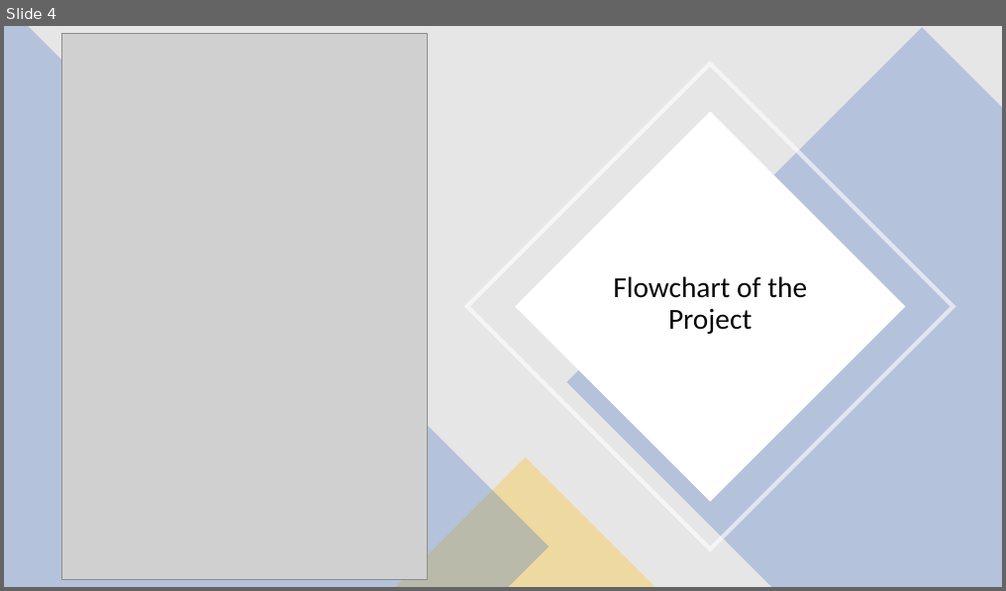
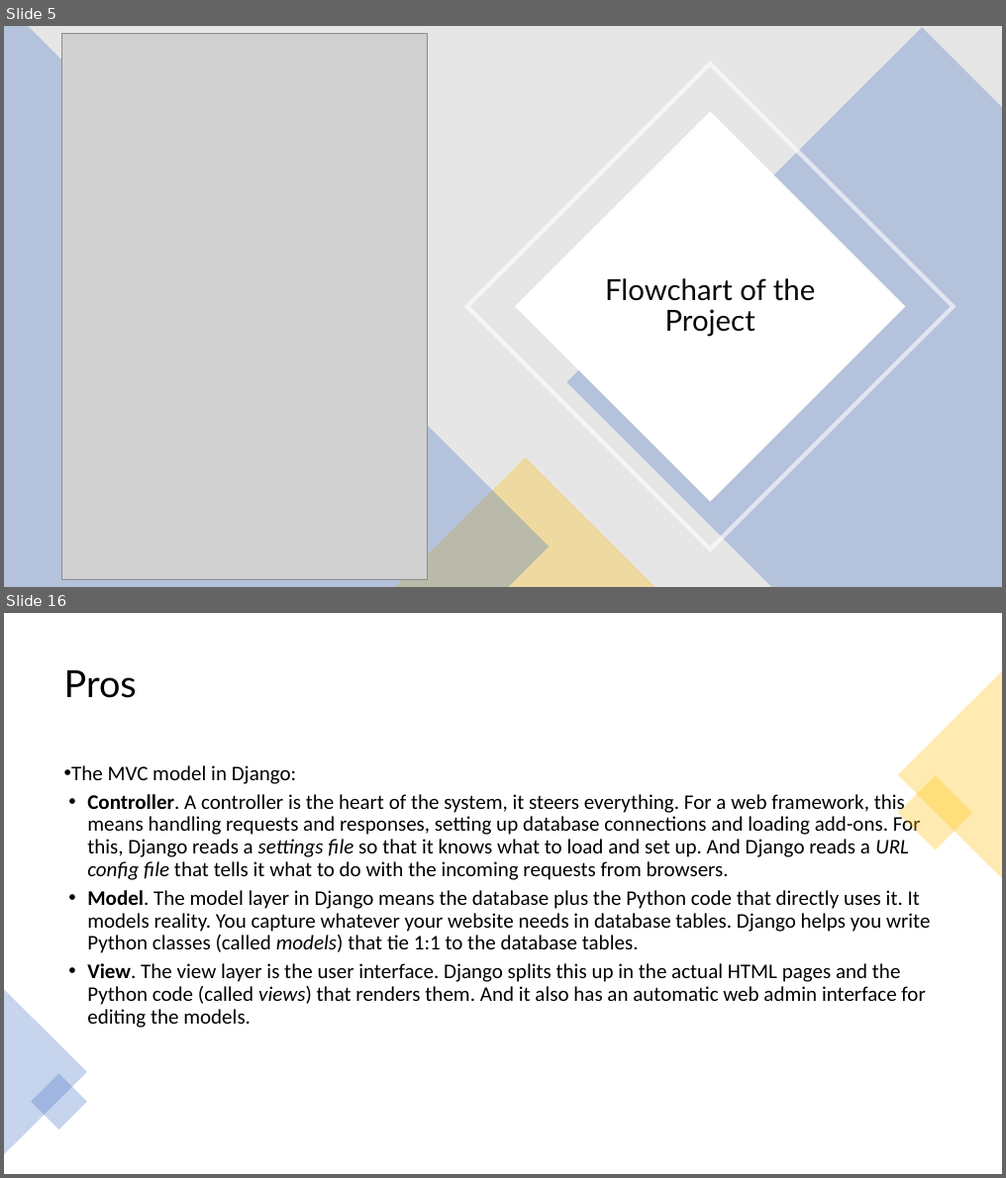
Before and after one commit to MaxLiorCo/Tasks_Back_End, a slide deck: Project Presentation Slides.pptx. Shown one above the other, each under a label of ours: slide 4 before the commit, slides 5 and 16 after it; the slides between them are not shown. The pictures are 1006x591 and 1006x1178 pixels, drawn with LibreOffice and Linux fonts; fonts in the diff are those of the drawing; grey boxes stand for pictures. Boxes give left, top, right and bottom in pixels: in the first picture for what was removed or moved away, otherwise in the second. Text is boxed around its words. In the diff, an @@ line names an element or a change of style, - is before the commit and + after.

```diff
--- a/Project Presentation Slides.pptx
+++ b/Project Presentation Slides.pptx
@@ slide 16 added at (x1=4, y1=613, x2=1002, y2=1174), background #FFFFFF @@
@@ text added at (x1=64, y1=670, x2=137, y2=698), 36 pt, text #000000 @@
+Pros
@@ triangle added at (x1=898, y1=671, x2=1002, y2=878), fill #FFC000 at 30% opacity @@
@@ text added at (x1=71, y1=765, x2=930, y2=1028), 20 pt, text #000000 @@
+• The MVC model in Django:
+• Controller. A controller is the heart of the system, it steers everything. For a web framework, this means handling requests and responses, setting up database connections and loading add-ons. For this, Django reads a settings file so that it knows what to load and set up. And Django reads a URL config file that tells it what to do with the incoming requests from browsers.
+• Model. The model layer in Django means the database plus the Python code that directly uses it. It models reality. You capture whatever your website needs in database tables. Django helps you write Python classes (called models) that tie 1:1 to the database tables.
+• View. The view layer is the user interface. Django splits this up in the actual HTML pages and the Python code (called views) that renders them. And it also has an automatic web admin interface for editing the models.
@@ rectangle added at (x1=898, y1=775, x2=973, y2=851), fill #FFC000 at 30% opacity @@
@@ triangle added at (x1=4, y1=989, x2=87, y2=1155), fill #4472C4 at 30% opacity @@
@@ rectangle added at (x1=31, y1=1073, x2=87, y2=1130), fill #4472C4 at 30% opacity @@
@@ what was slide 4 is now slide 5 @@
@@ slide 5 changed as well @@
@@ text "Flowchart of the Project" at (x1=605, y1=278, x2=815, y2=337): font Calibri to Lato @@
```
Also in this commit, not shown: 3 other slides changed, 13 other slides added, 4 other files.
